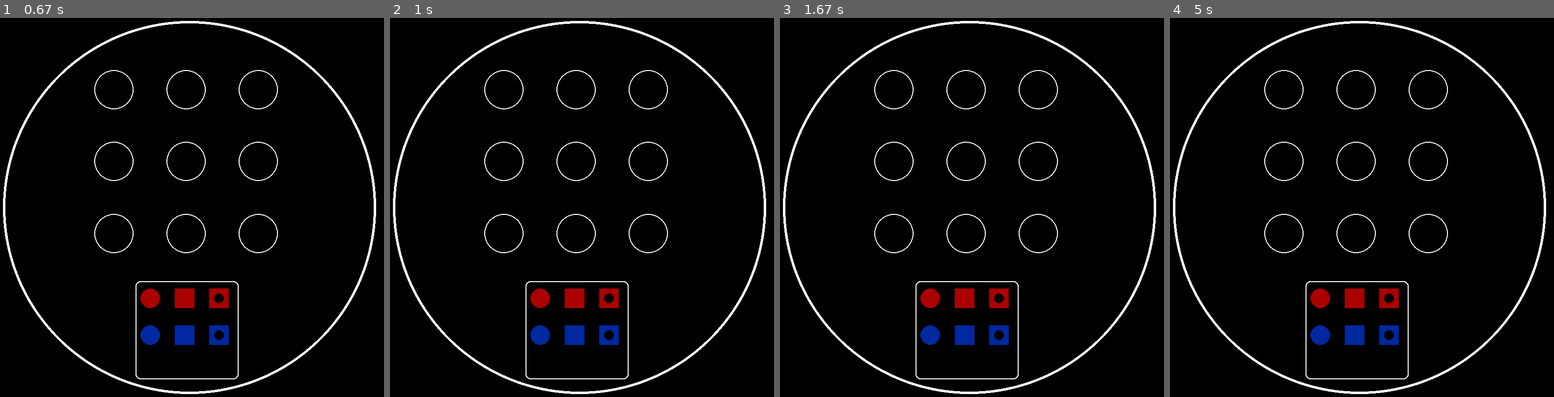
Above: before the commit, frames 1-4 (left to right).
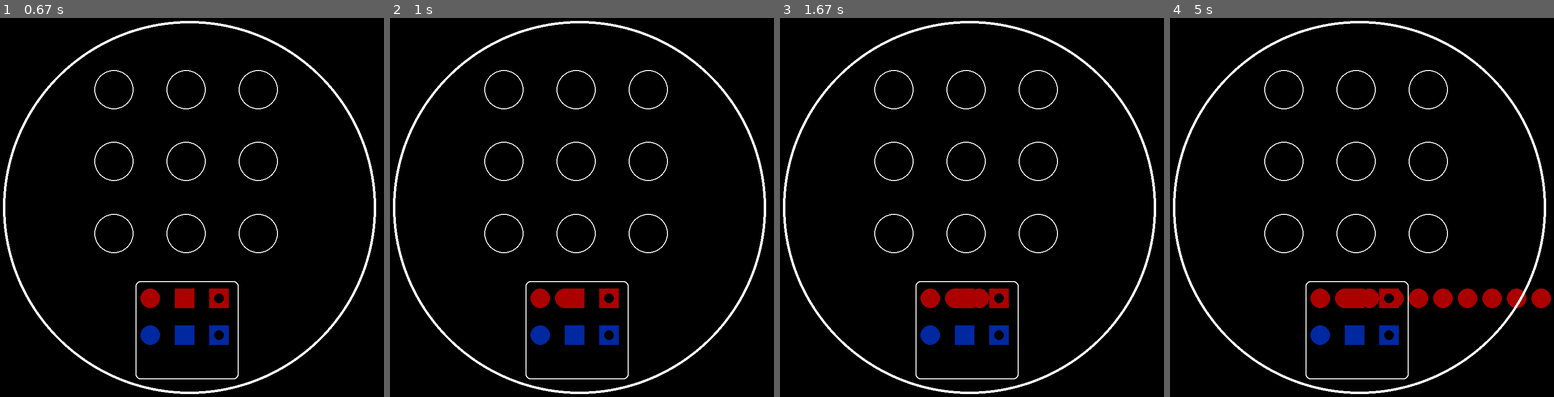
Above: after the commit, the same moments.

Repository: Jakub93-vim/PyGame
Game: pygame game, started from Quarto Game.py
Two runs of this game, one before a commit and one after it. Both use one fixed random seed, a clock stepped at 60 frames per second and the inputs below.
Inputs (mouse positions are in pixels of both pictures, inside the frame that each line leads up to):
- Up to frame 1 (0.67 s): press the mouse at (96, 211) at 0.37 s; move the mouse to (161, 252) at 0.47 s; release the mouse at (226, 294) at 0.6 s
- Up to frame 2 (1 s): click (459, 298) at 0.87 s
- Up to frame 3 (1.67 s): move the mouse to (979, 74) at 1.17 s; click (979, 74) at 1.35 s
- Up to frame 4 (5 s): click (1358, 256) at 1.87 s; move the mouse to (1296, 78) at 2.2 s; click (1296, 78) at 2.4 s; click (1481, 199) at 2.93 s; move the mouse to (1496, 283) at 3.27 s; click (1496, 283) at 3.47 s; move the mouse to (1266, 275) at 3.8 s; click (1266, 275) at 4 s; click (1300, 321) at 4.53 s

Frame 1 is identical in both runs. In frame 2, 0.1% of the frame differs, in the area x 42-46%, y 71-77%; in frame 3, 0.3%; in frame 4, 1.5%, in the area x 42-100%, y 71-77%.

Commit message:
Tokens ready

Diff:
--- a/Quarto Game.py
+++ b/Quarto Game.py
@@ -16,11 +16,6 @@
         self.inside_circle = inside_circle
         self.position = position
         self.size = size
-
-    def returnMiddleOfRect(self,position):
-        x = position[0] + self.size/2
-        y = position[1] + self.size/2
-        return x,y
 
     def middleToCorner(self, position):
         x = position[0] - self.size / 2
@@ -44,7 +39,7 @@
     def select(self):
         pass
     def move(self):
-        pass
+        self.position = (self.position[0] + 50, self.position[1])
 
 tokens = []
 red = (170,0,0)
@@ -59,8 +54,6 @@
 Blue_3 = Token('rect', blue , True, (460,660), 40)
 
 tokens.extend([Red_1, Red_2, Red_3, Blue_1, Blue_2, Blue_3])
-#tokens.append(Red_2)
-#tokens.append(Red_3)
 
 def drawGamefield(surface):
 
@@ -92,6 +85,14 @@
                 pygame.quit()
                 exit()
 
+        if event.type == pygame.MOUSEBUTTONUP:
+
+            print ('mouse button')
+            Red_1.move()
+
+        print (pygame.mouse.get_pos())
+
+
         pygame.time.delay(150)
 
         redrawWindow()
